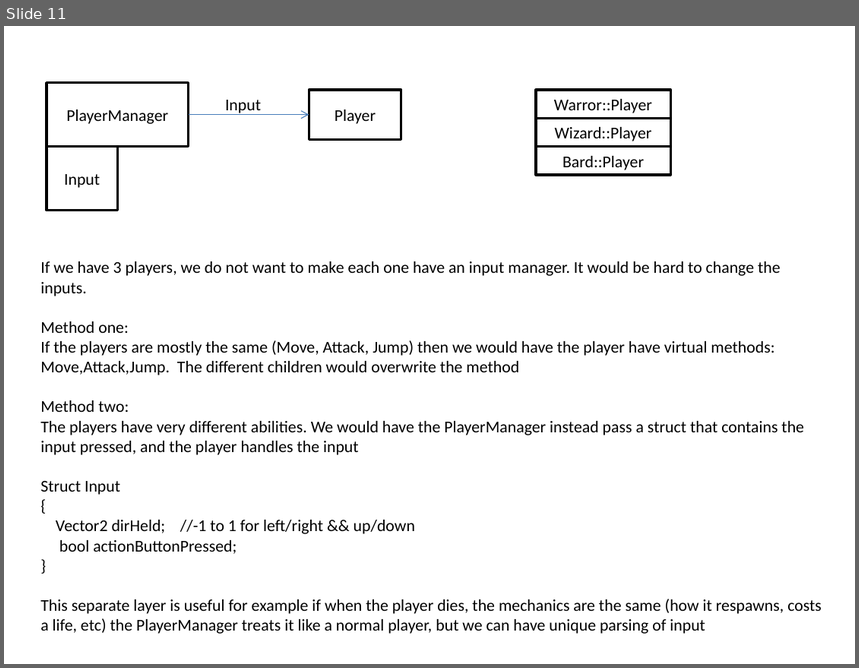
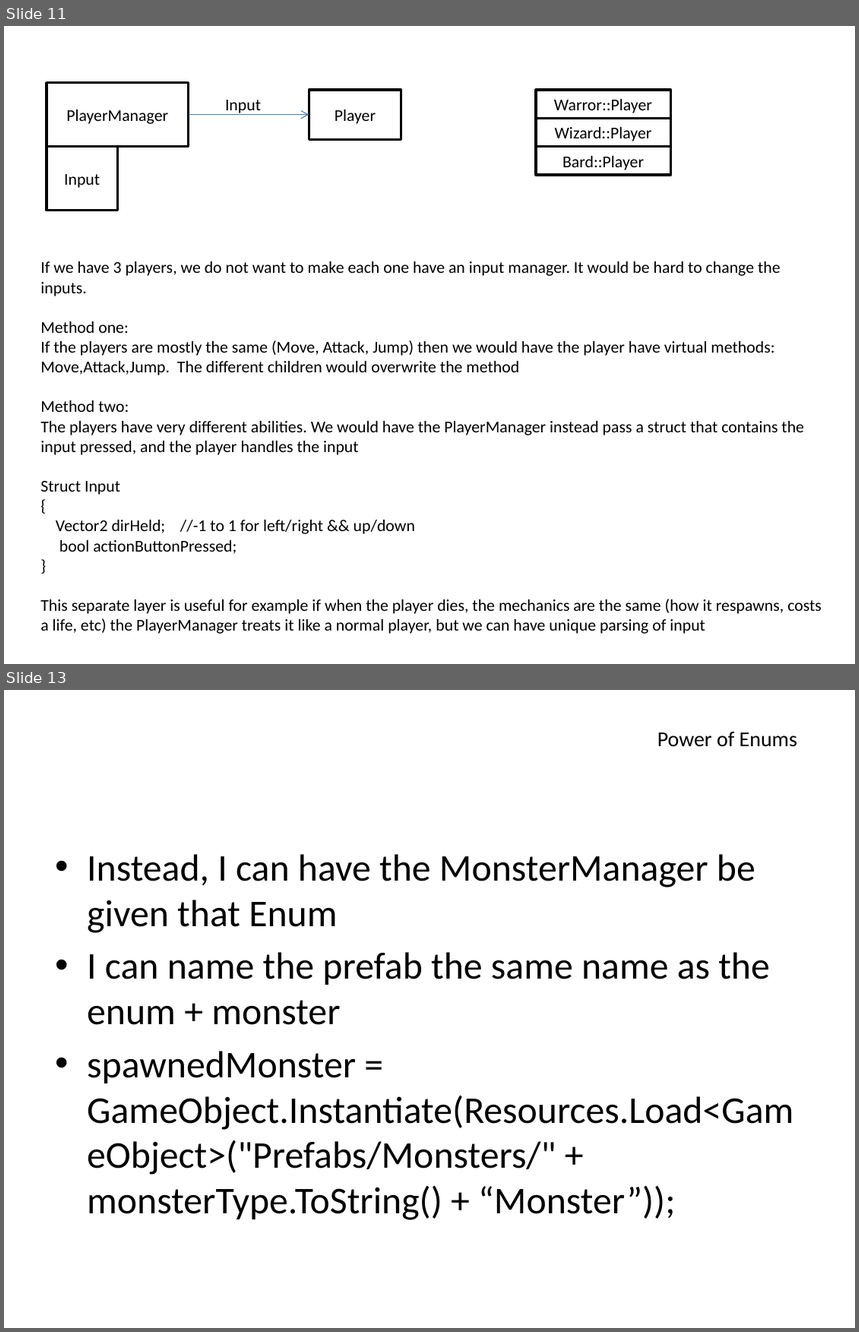
Before and after one commit to mattstg/GoopSoupV2, a slide deck: Docs/FlowPresentation.pptx. Shown one above the other, each under a label of ours: slide 11 before the commit, slides 11 and 13 after it; the slides between them are not shown. The pictures are 859x668 and 859x1332 pixels, drawn with LibreOffice and Linux fonts; fonts in the diff are those of the drawing. Boxes give left, top, right and bottom in pixels: in the first picture for what was removed or moved away, otherwise in the second. Text is boxed around its words. In the diff, an @@ line names an element or a change of style, - is before the commit and + after.

```diff
--- a/Docs/FlowPresentation.pptx
+++ b/Docs/FlowPresentation.pptx
@@ slide 13 added at box(4, 690, 855, 1328), background #FFFFFF @@
@@ text added at box(658, 731, 797, 747), 18 pt, text #000000 @@
+Power of Enums
@@ text added at box(87, 854, 794, 1220), 32 pt, text #000000 @@
+• Instead, I can have the MonsterManager be given that Enum
+• I can name the prefab the same name as the enum + monster
+• spawnedMonster = GameObject.Instantiate(Resources.Load<GameObject>("Prefabs/Monsters/" + monsterType.ToString() + “Monster”));
```
Also in this commit, not shown: 12 other slides added, 6 other files.
